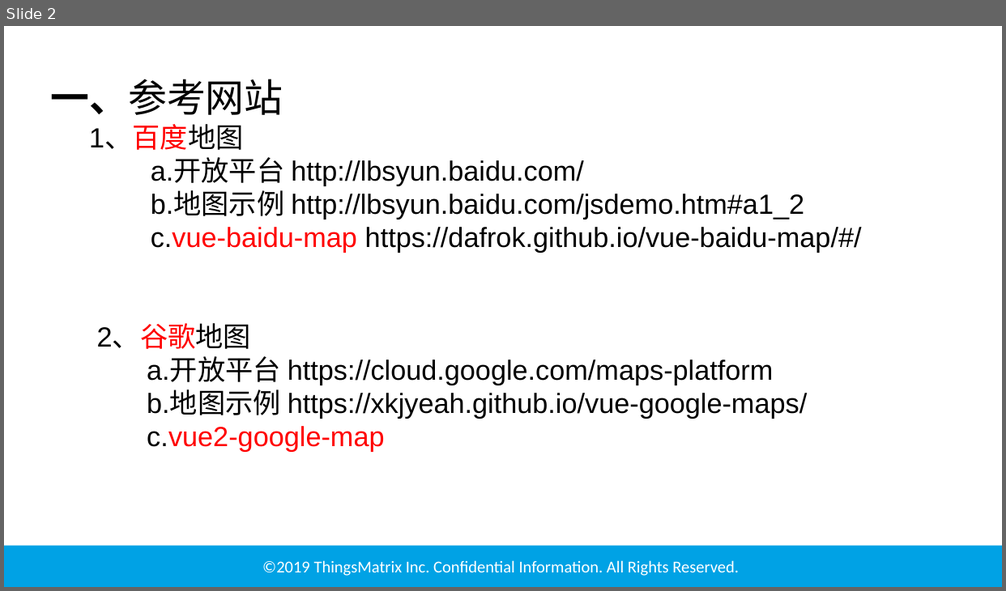
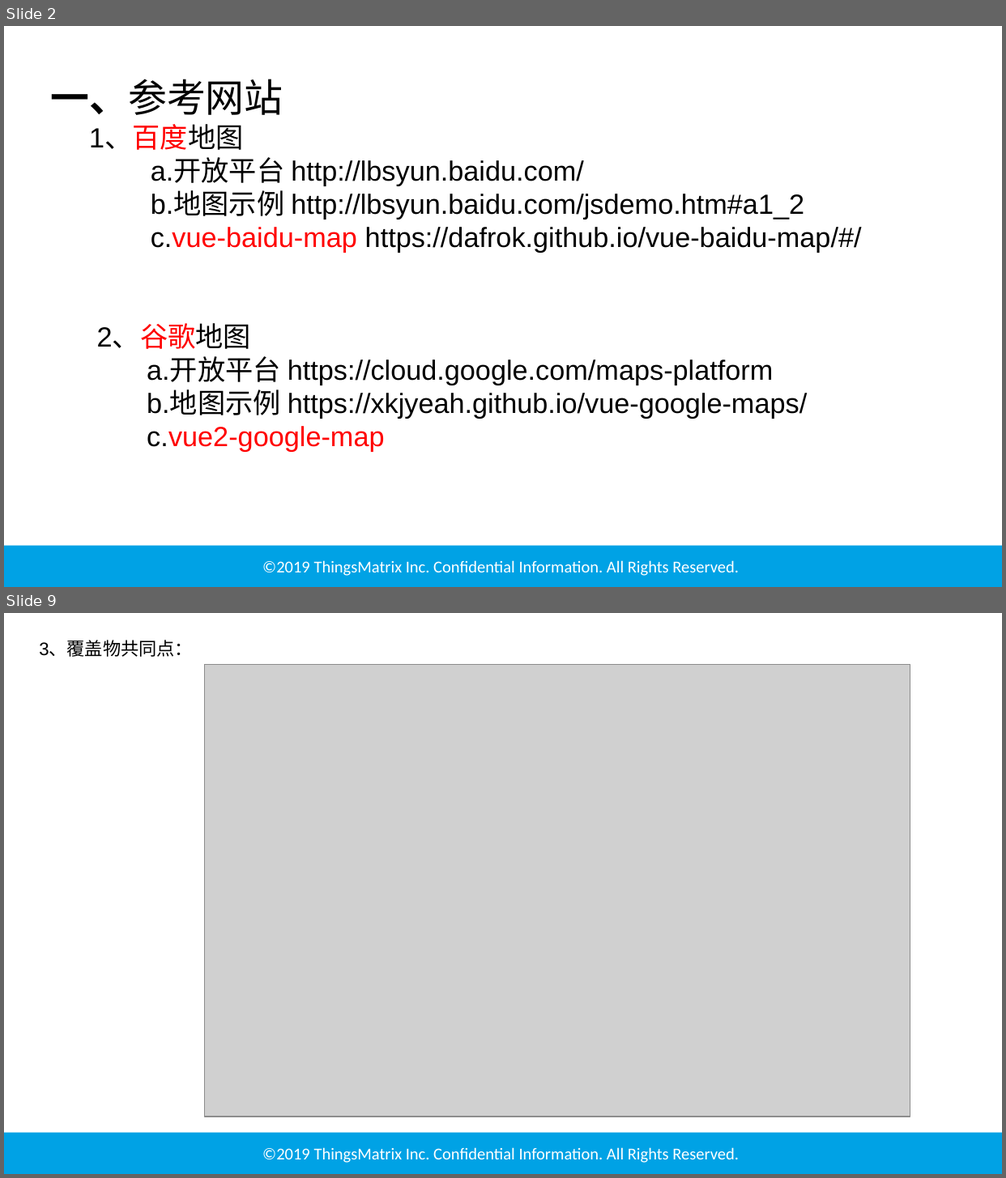
Before and after one commit to GUAPO-CN/maps, a slide deck: 地图技术分享.pptx. Shown one above the other, each under a label of ours: slide 2 before the commit, slides 2 and 9 after it; the slides between them are not shown. The pictures are 1006x591 and 1006x1178 pixels, drawn with LibreOffice and Linux fonts; fonts in the diff are those of the drawing; grey boxes stand for pictures; background and template pictures are left out. Boxes give left, top, right and bottom in pixels: in the first picture for what was removed or moved away, otherwise in the second. Text is boxed around its words. In the diff, an @@ line names an element or a change of style, - is before the commit and + after.

```diff
--- a/地图技术分享.pptx
+++ b/地图技术分享.pptx
@@ slide 9 added at (4, 613, 1002, 1174), background #FFFFFF; not listed: 2 template elements that a slide beside it also shows @@
@@ text added at (39, 641, 193, 657), 13 pt, text #000000 @@
+3、覆盖物共同点：
@@ picture added at (205, 664, 910, 1117) @@
```
Also in this commit, not shown: 7 slides changed, 2 other slides added, 2 slides removed, 12 other files.
